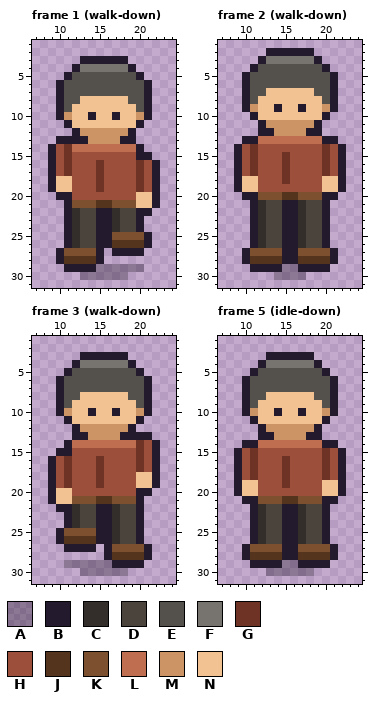
Pixel-art file -- assets/aseprite/actor_smith.aseprite. Above is the file before it was changed.
32x32 pixels, 24 frames. Shown: frame 1 (walk-down): x 7..24, y 1..31; frame 2 (walk-down): x 7..24, y 1..31; frame 3 (walk-down): x 7..24, y 1..31; frame 5 (idle-down): x 7..24, y 1..31. The commit also changed other frames, which this record leaves out.
Palette (. is transparent): A #241a2e5a  B #241a2e  C #332e29  D #4a443c  E #54514d  F #77746f  G #6e3325  H #9c4f3a  J #55341d  K #7d512f  L #c06e50  M #cc9464  N #f2c292
Once edited:
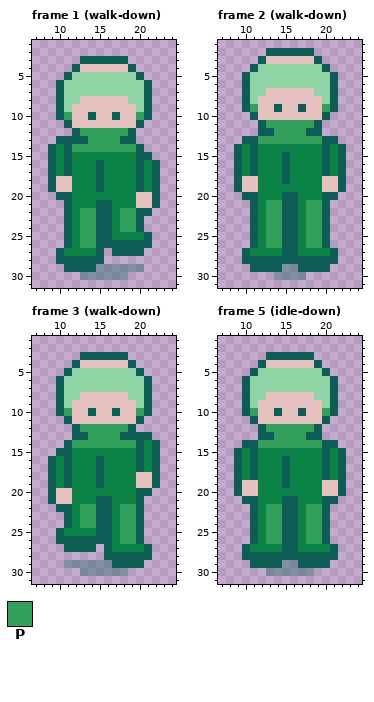
Colours new in this view: P #329f5b
The exact change:
colour A: #241a2e5a -> #0d5d565a
colour B: #241a2e -> #0d5d56
colour E: #54514d -> #8fd5a6
colour H: #9c4f3a -> #0c8346
colour N: #f2c292 -> #e5c2c0
Changed rows in their new state; - is a pixel that keeps its letter.
Frame 1 (walk-down), layer "actor":
first column x 13:
 4 NNNNNN
first column x 11:
10 P--------P
12 --PPPPPP--
13 ---PPPP---
14 BPPPPPPPP-
15 B---------
16 B---B----B
17 B---B----B
18 ----B----B
19 ----B----B
21 -HHHBBHHH-
22 -HPP--HPP-
23 -HPP--HPP-
24 -HPP--HPP-
25 -HPP--HHHH
26 -HPP--BBBB
27 HHHH------
28 BBBB------
Frame 2 (walk-down), layer "actor":
first column x 13:
 3 NNNNNN
first column x 11:
 9 P--------P
11 --PPPPPP--
12 ---PPPP---
13 -PPPPPPPP-
14 B--------B
15 B---B----B
16 B---B----B
17 B---B----B
18 ----B-----
20 -HHHBBHHH-
21 -HPP--HPP-
22 -HPP--HPP-
23 -HPP--HPP-
24 -HPP--HPP-
25 -HPP--HPP-
26 -HPP--HPP-
27 HHHH--HHHH
28 BBBB--BBBB
Frame 3 (walk-down), layer "actor":
first column x 13:
 4 NNNNNN
first column x 11:
10 P--------P
12 --PPPPPP--
13 ---PPPP---
14 -PPPPPPPPB
15 ---------B
16 B---B----B
17 B---B----B
18 B---B-----
19 B---B-----
21 -HHHBBHHH-
22 -HPP--HPP-
23 -HPP--HPP-
24 -HPP--HPP-
25 HHHH--HPP-
26 BBBB--HPP-
27 ------HHHH
28 ------BBBB
Frame 5 (idle-down), layer "actor":
first column x 13:
 4 NNNNNN
first column x 11:
10 P--------P
12 --PPPPPP--
13 ---PPPP---
14 -PPPPPPPP-
15 B--------B
16 B---B----B
17 B---B----B
18 B---B----B
19 ----B-----
21 -HHHBBHHH-
22 -HPP--HPP-
23 -HPP--HPP-
24 -HPP--HPP-
25 -HPP--HPP-
26 -HPP--HPP-
27 HHHH--HHHH
28 BBBB--BBBB
Boxes around the changes in both pictures, in picture pixels (x1, y1, x2, y2):
changed: (48, 56, 160, 280)
changed: (234, 48, 346, 280)
changed: (48, 352, 160, 576)
changed: (234, 352, 346, 576)
